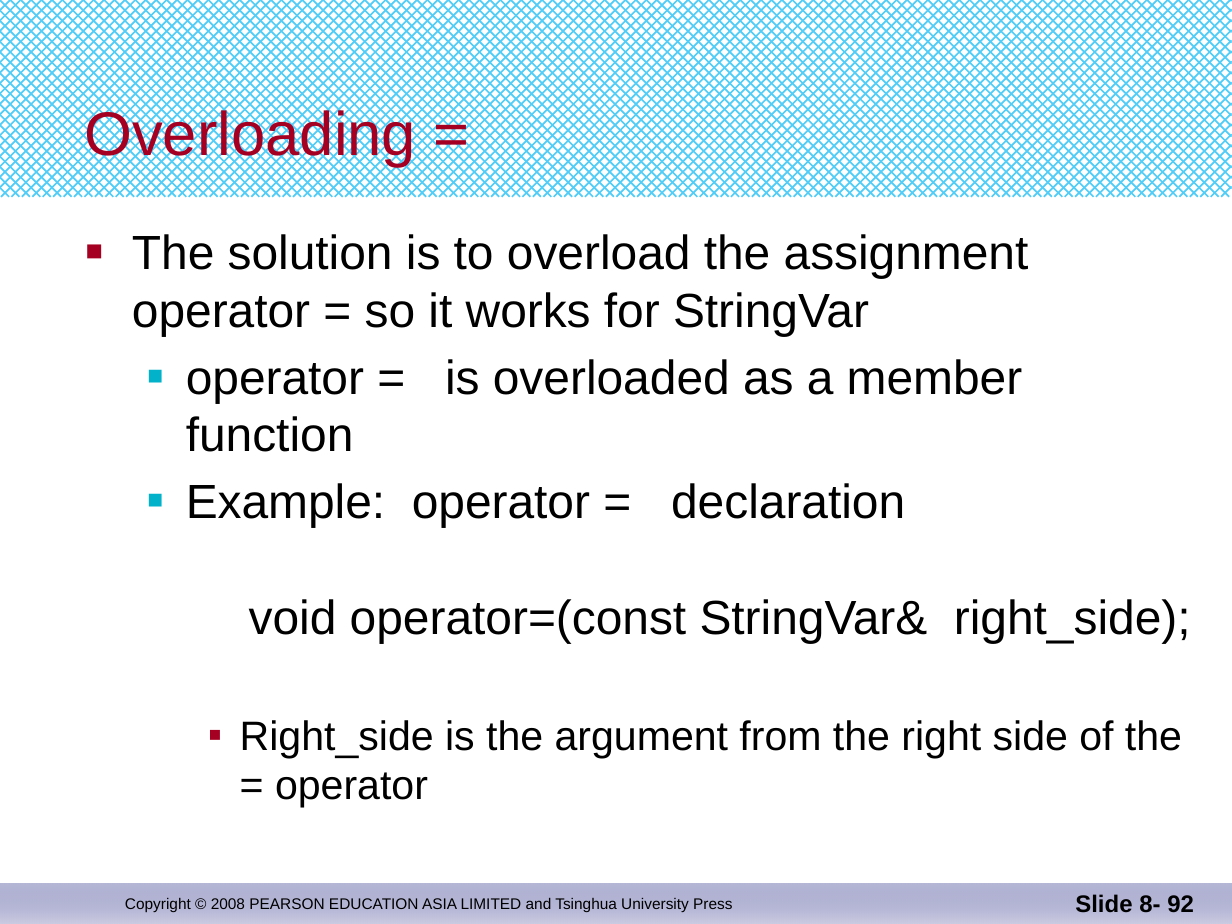
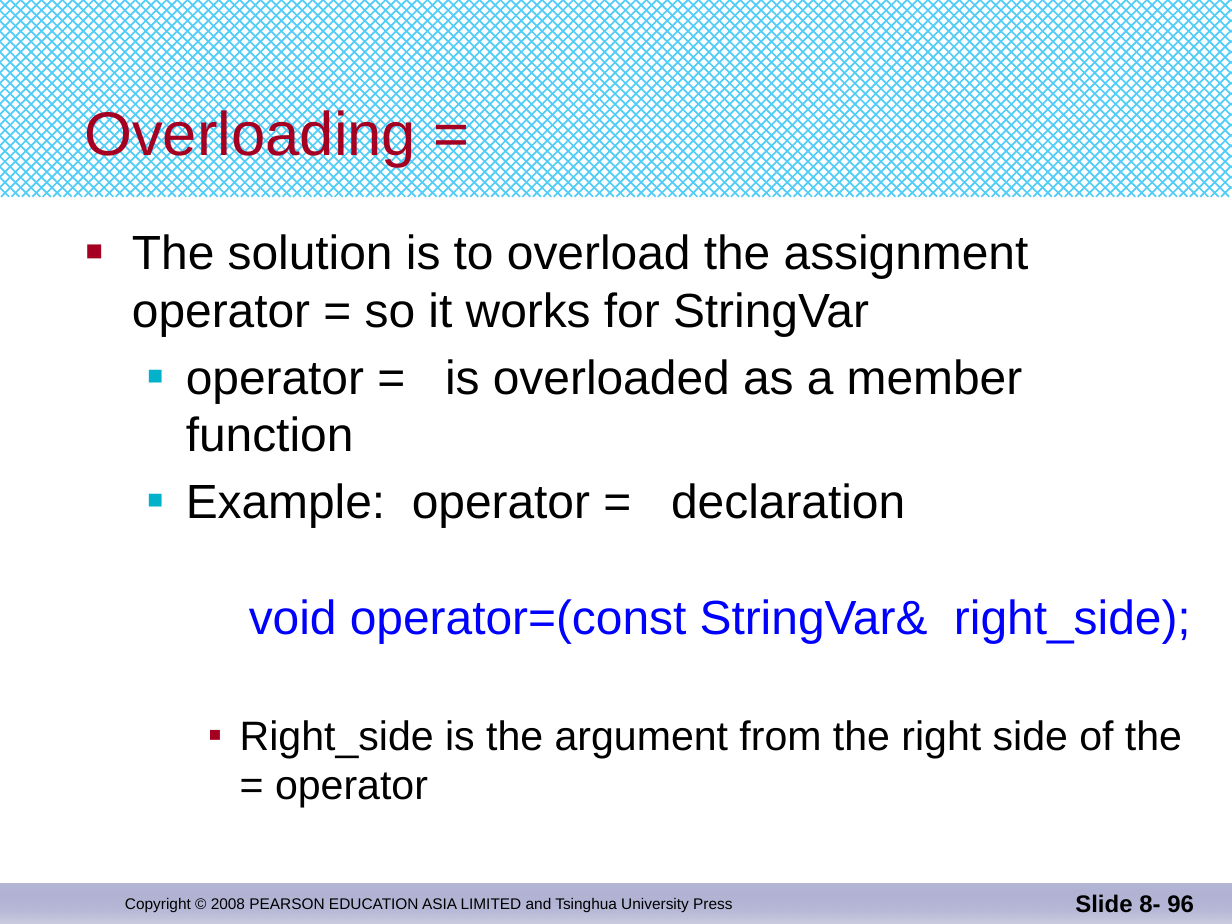
Before and after one commit to djuanbei/CPLUSPLUS, a slide deck: slide 96 of ppt/Chapter 11.pptx (slide 92 before the commit). Drawn at 1232x924 pixels with LibreOffice and Linux fonts; fonts in the diff are those of the drawing. Boxes give left, top, right and bottom in pixels: in the first picture for what was removed or moved away, otherwise in the second. Text is boxed around its words. In the diff, an @@ line names an element or a change of style, - is before the commit and + after.

```diff
--- a/ppt/Chapter 11.pptx
+++ b/ppt/Chapter 11.pptx
@@ text at bbox=[186, 483, 1191, 643]: text colour #000000 to #0000FF in "void operator=(const StringVar& right_side);" @@
@@ page number at bbox=[1075, 894, 1194, 913]: text changed @@
-Slide 8- 92
+Slide 8- 96
```
Also in this commit, not shown: 3 other slides changed, 4 slides added.
